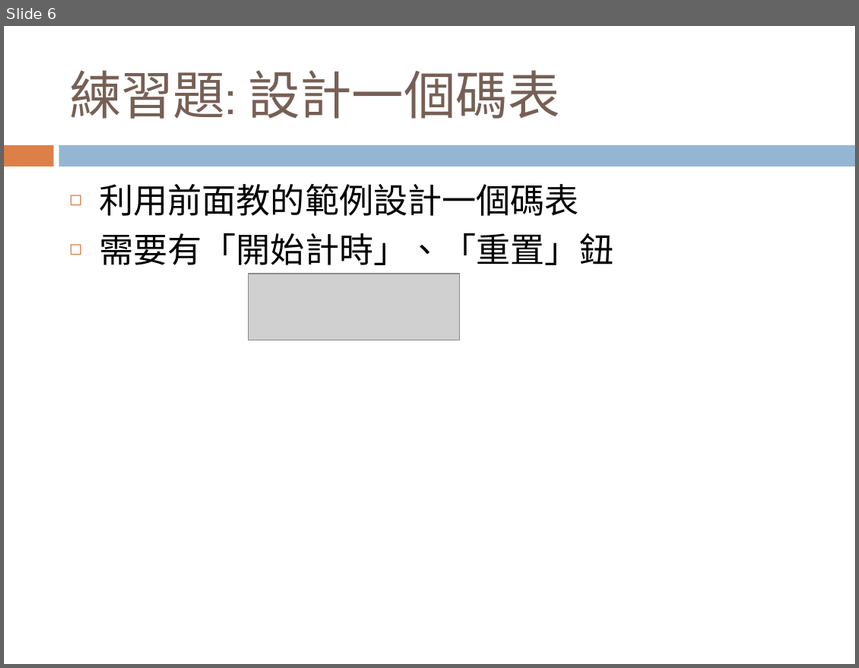
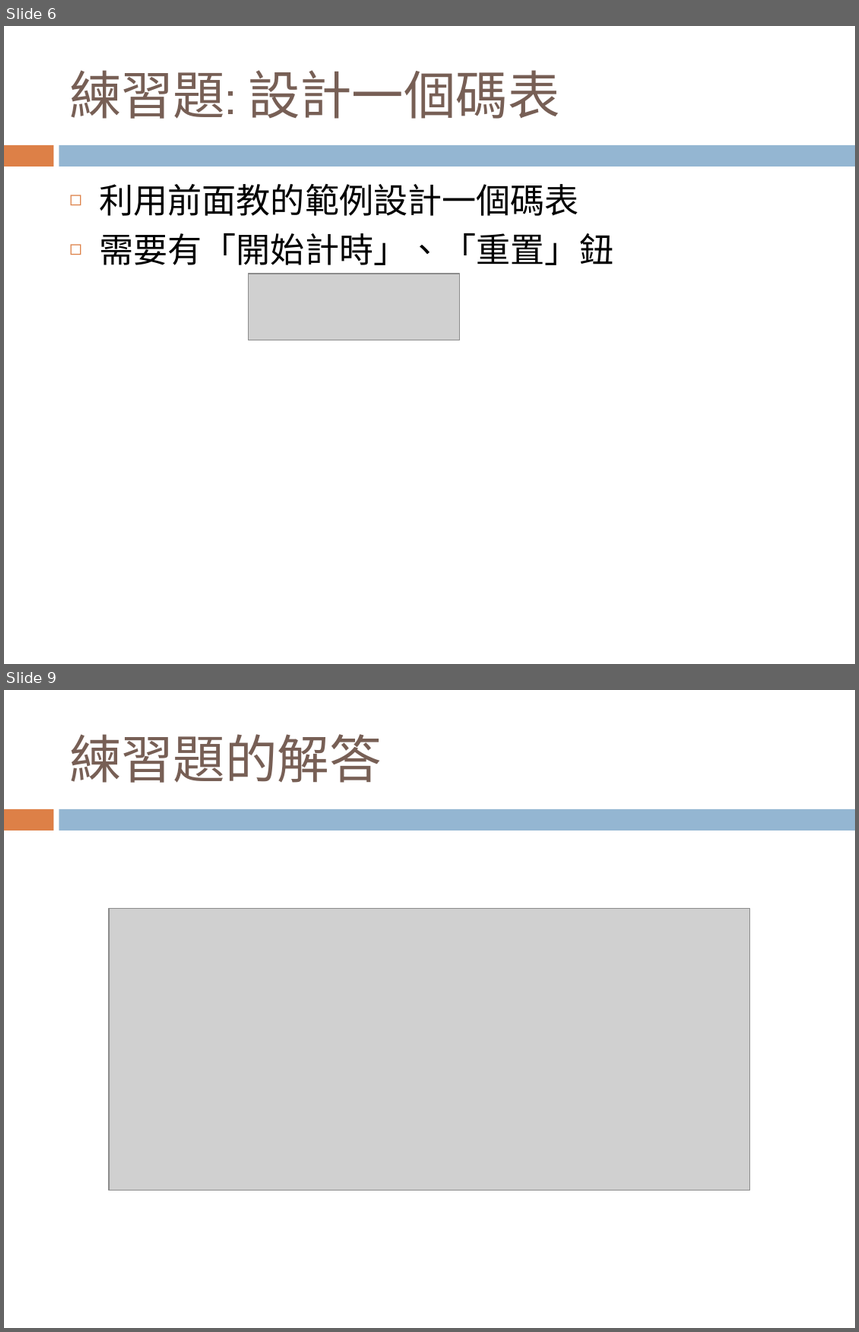
Before and after one commit to maloyang/csu_2022_01_smart_phone_app, a slide deck: w07/W07.pptx. Shown one above the other, each under a label of ours: slide 6 before the commit, slides 6 and 9 after it; the slides between them are not shown. The pictures are 859x668 and 859x1332 pixels, drawn with LibreOffice and Linux fonts; fonts in the diff are those of the drawing; grey boxes stand for pictures. Boxes give left, top, right and bottom in pixels: in the first picture for what was removed or moved away, otherwise in the second. Text is boxed around its words. In the diff, an @@ line names an element or a change of style, - is before the commit and + after.

```diff
--- a/w07/W07.pptx
+++ b/w07/W07.pptx
@@ slide 9 added at bbox=[4, 690, 855, 1328], background #FFFFFF; not listed: 2 template elements that a slide beside it also shows @@
@@ title added at bbox=[69, 734, 382, 783], 44 pt, text #775F55 @@
+練習題的解答
@@ picture added at bbox=[109, 909, 750, 1191] @@
```
Also in this commit, not shown: 2 other slides added.
